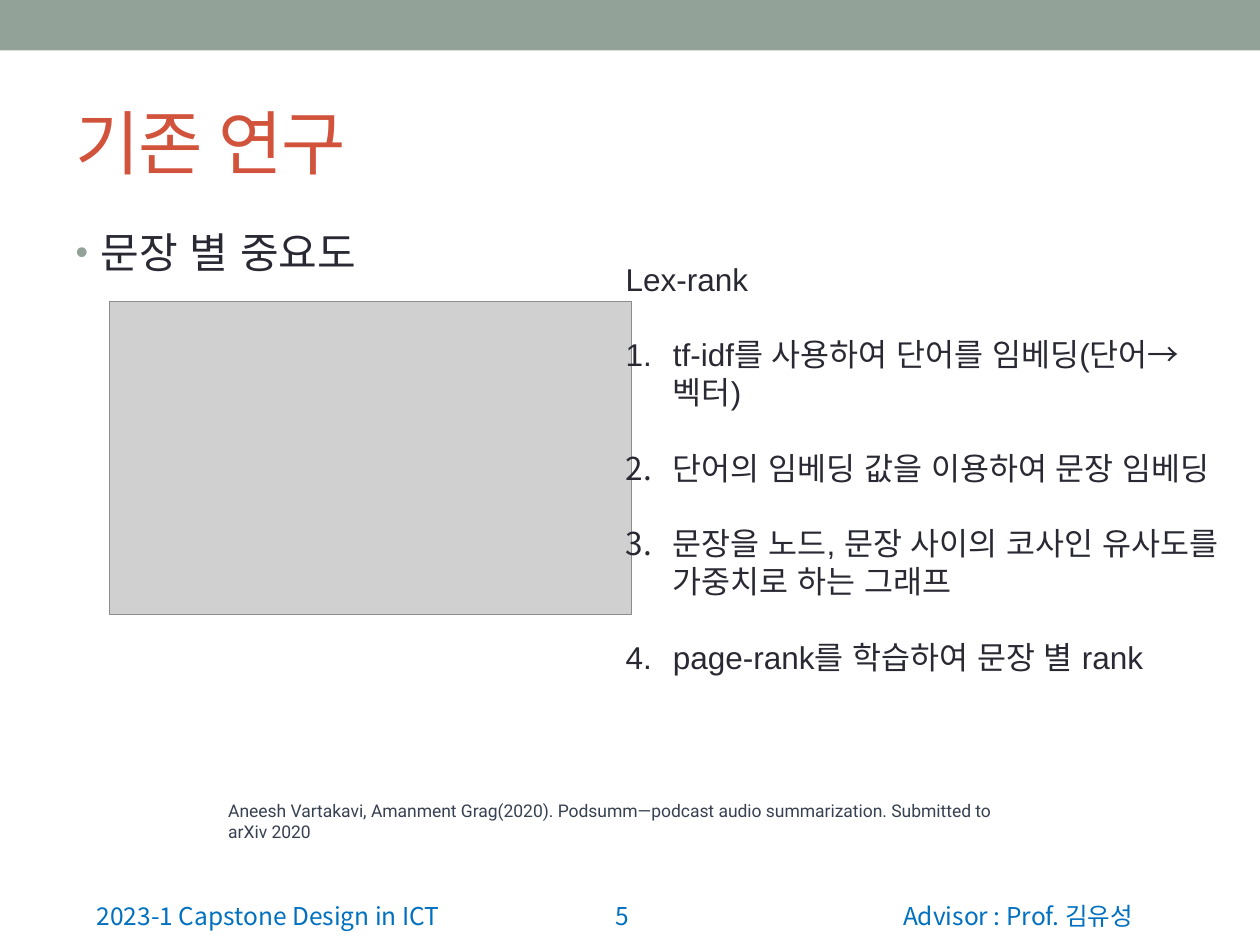
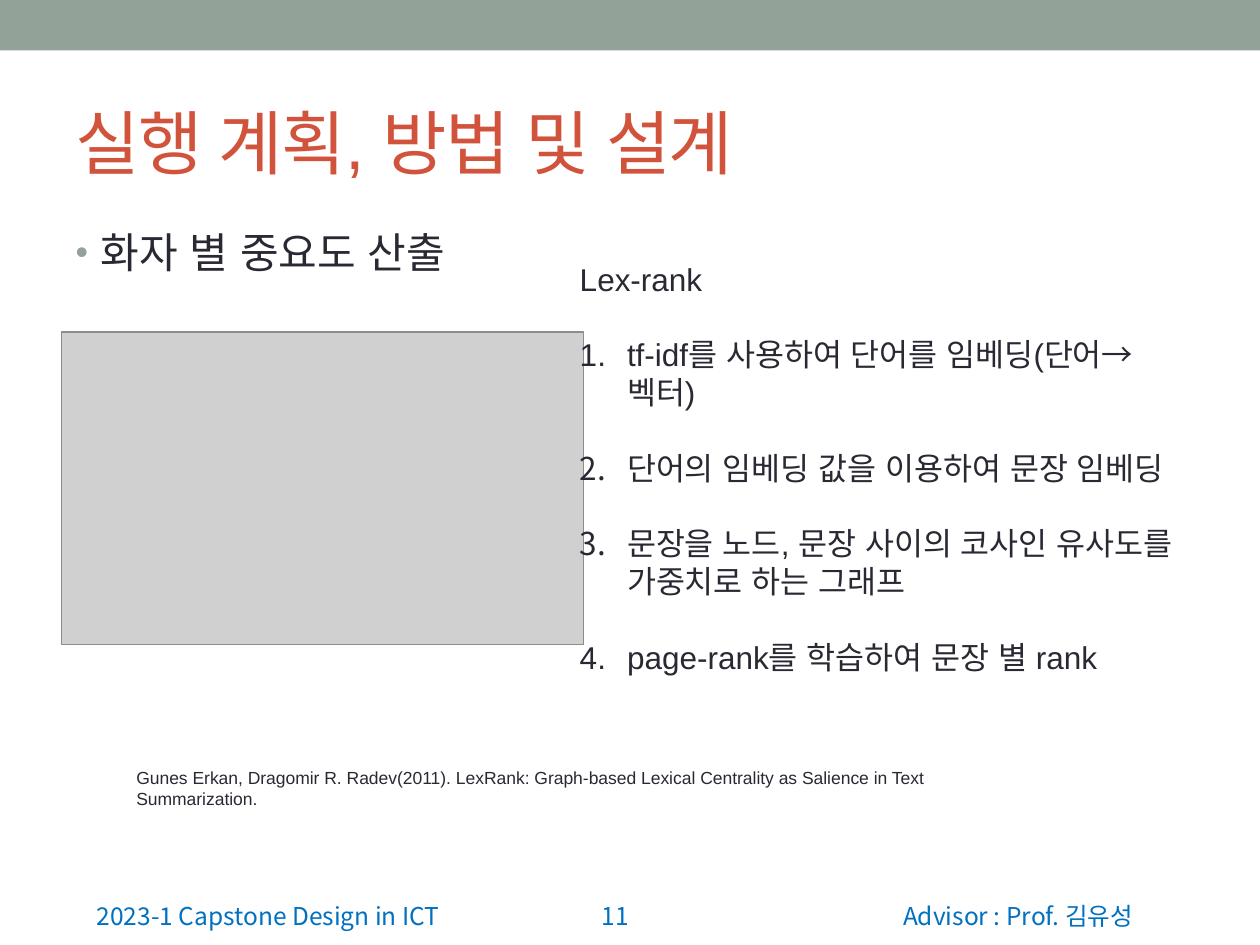
Before and after one commit to wonchul98/audio-to-summary, a slide deck: slide 11 of ppt/정보통신종합설계 중간발표 앞부분.pptx (slide 5 before the commit). Drawn at 1260x945 pixels with LibreOffice and Linux fonts; fonts in the diff are those of the drawing; grey boxes stand for pictures. Boxes give left, top, right and bottom in pixels: in the first picture for what was removed or moved away, otherwise in the second. Text is boxed around its words. In the diff, an @@ line names an element or a change of style, - is before the commit and + after.

```diff
--- a/ppt/정보통신종합설계 중간발표 앞부분.pptx
+++ b/ppt/정보통신종합설계 중간발표 앞부분.pptx
@@ title at [76, 110, 733, 178]: text changed @@
-기존 연구
+실행 계획, 방법 및 설계
@@ text at [101, 233, 445, 272]: text changed @@
-• 문장 별 중요도
+• 화자 별 중요도 산출
@@ text "Lex-rank": place and size @@
-text "Lex-rank" at [626, 268, 1218, 675]
+text "Lex-rank" at [580, 268, 1173, 675]
@@ picture: place and size @@
-picture at [110, 301, 633, 614]
+picture at [62, 331, 585, 644]
@@ text added at [136, 771, 924, 805], 10 pt, text #292934 @@
+Gunes Erkan, Dragomir R. Radev(2011). LexRank: Graph-based Lexical Centrality as Salience in Text Summarization.
@@ text removed at [228, 803, 990, 838] @@
-Aneesh Vartakavi, Amanment Grag(2020). Podsumm—podcast audio summarization. Submitted to arXiv 2020
@@ page number at [602, 907, 629, 925]: text changed @@
-5
+11
```
Also in this commit, not shown: 3 other slides changed, 7 slides added, 2 other files.
